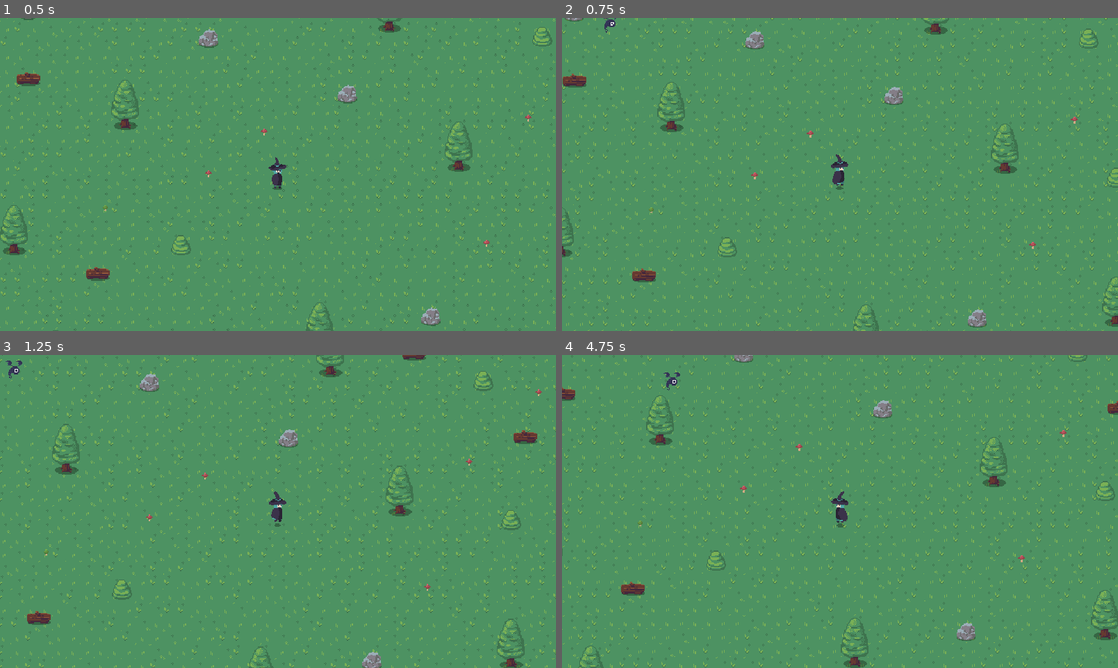
Above: before the commit, frames 1-4 (two rows, left to right).
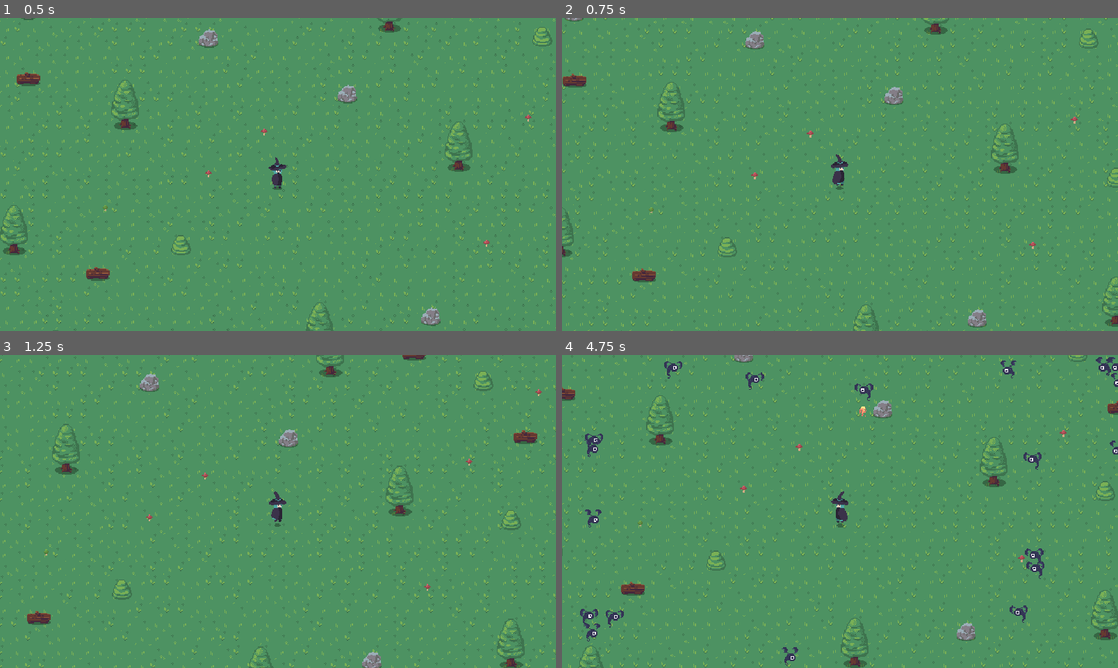
Above: after the commit, the same moments.

Repository: GuillermoIglesias/ragnarok
Game: Godot game, scene res://world/level/level.tscn
Two runs of this game, one before a commit and one after it. Both use one fixed random seed, a clock stepped at 60 frames per second and the inputs below.
Inputs (mouse positions are in pixels of both pictures, inside the frame that each line leads up to):
- Up to frame 1 (0.5 s): no input
- Up to frame 2 (0.75 s): move the mouse to (962, 158) at 0.52 s; press the mouse at (962, 158) at 0.53 s; hold D (right, bound only after the commit) from 0.53 s (still down)
- Up to frame 3 (1.25 s): keep holding D (right, bound only after the commit)
- Up to frame 4 (4.75 s): move the mouse to (728, 527) at 1.27 s; release D (right, bound only after the commit) at 1.28 s; release the mouse at (728, 527) at 1.28 s; hold A (left, bound only after the commit) 1.28-2.03 s; click (728, 527) at 1.35 s; move the mouse to (895, 442) at 2.02 s; press the mouse at (895, 442) at 2.03 s; hold D (right, bound only after the commit) 2.03-3.53 s; move the mouse to (812, 574) at 2.77 s; release the mouse at (812, 574) at 2.78 s; click (812, 574) at 2.85 s; move the mouse to (1006, 558) at 3.52 s; press the mouse at (1006, 558) at 3.53 s; hold A (left, bound only after the commit) from 3.53 s (still down); move the mouse to (673, 464) at 4.27 s; release the mouse at (673, 464) at 4.28 s; click (673, 464) at 4.35 s

Frame 1 is identical in both runs. In frame 2, less than 0.1% of the frame differs, in the area x 7-10%, y 0-5%; in frame 3, less than 0.1%; in frame 4, 1.3%, in the area x 3-100%, y 0-100%.

Commit message:
added spawner

Diff:
--- a/project.godot
+++ b/project.godot
@@ -30,6 +30,26 @@
 "events": [Object(InputEventMouseButton,"resource_local_to_scene":false,"resource_name":"","device":-1,"window_id":0,"a …(253 unchanged characters)…
 ]
 }
+up={
+"deadzone": 0.5,
+"events": [Object(InputEventKey,"resource_local_to_scene":false,"resource_name":"","device":-1,"window_id":0,"alt_pressed":false,"shift_pressed":false,"ctrl_pressed":false,"meta_pressed":false,"pressed":false,"keycode":0,"physical_keycode":87,"key_label":0,"unicode":119,"echo":false,"script":null)
+]
+}
+down={
+"deadzone": 0.5,
+"events": [Object(InputEventKey,"resource_local_to_scene":false,"resource_name":"","device":-1,"window_id":0,"alt_pressed":false,"shift_pressed":false,"ctrl_pressed":false,"meta_pressed":false,"pressed":false,"keycode":0,"physical_keycode":83,"key_label":0,"unicode":115,"echo":false,"script":null)
+]
+}
+left={
+"deadzone": 0.5,
+"events": [Object(InputEventKey,"resource_local_to_scene":false,"resource_name":"","device":-1,"window_id":0,"alt_pressed":false,"shift_pressed":false,"ctrl_pressed":false,"meta_pressed":false,"pressed":false,"keycode":0,"physical_keycode":65,"key_label":0,"unicode":97,"echo":false,"script":null)
+]
+}
+right={
+"deadzone": 0.5,
+"events": [Object(InputEventKey,"resource_local_to_scene":false,"resource_name":"","device":-1,"window_id":0,"alt_pressed":false,"shift_pressed":false,"ctrl_pressed":false,"meta_pressed":false,"pressed":false,"keycode":0,"physical_keycode":68,"key_label":0,"unicode":100,"echo":false,"script":null)
+]
+}
 
 [layer_names]
 
--- a/spells/fire/fire.tscn
+++ b/spells/fire/fire.tscn
@@ -79,7 +79,7 @@
 [node name="Fire" type="Area2D"]
 texture_filter = 1
 scale = Vector2(0.4, 0.4)
-collision_layer = 4
+collision_layer = 0
 collision_mask = 4
 script = ExtResource("1_2w850")
 metadata/_edit_group_ = true
--- a/units/mob/mob.tscn
+++ b/units/mob/mob.tscn
@@ -1,10 +1,58 @@
 [gd_scene load_steps=26 format=3 uid="uid://d01ws4kpvyba8"]
 
-[ext_resource type="Script" path="res://units/mob/mob.gd" id="1_mutil"]
 [ext_resource type="Texture2D" uid="uid://c642hjoxl0sqt" path="res://assets/textures/bat_death.png" id="2_esqgm"]
 [ext_resource type="Texture2D" uid="uid://t3ox80l5trex" path="res://assets/textures/bat_walk.png" id="3_lbvrx"]
 [ext_resource type="PackedScene" uid="uid://0snat8gew3f2" path="res://utility/hurtbox.tscn" id="4_k1mpq"]
 [ext_resource type="PackedScene" uid="uid://q3kkxsxubxrt" path="res://utility/hitbox.tscn" id="5_7md0k"]
+
+[sub_resource type="GDScript" id="GDScript_kuokx"]
+script/source = "extends CharacterBody2D
+
+signal received_hit(mob_position, damage, critical)
+
+@export var speed = 25
+@export var health = 10
+
+@onready var player = get_tree().get_first_node_in_group(\"player\")
+@onready var anim = $AnimatedSprite
+
+
+func _ready():
+	anim.play(\"walk\")
+
+
+func _process(_delta):
+	var target = player.global_position
+	var direction = global_position.direction_to(target)
+	velocity = direction * speed
+
+	if health > 0:
+		anim.flip_h = velocity.x > 0
+
+	if position.distance_to(target) > 1:
+		move_and_slide()
+
+
+#func _on_hurtbox_hurt(damage):
+#	damaged(damage)
+
+
+func damaged(damage):
+	health -= damage
+	received_hit.emit(position, damage, false)
+	if health <= 0:
+		speed = 0
+		anim.play(\"death\")
+	else:
+		anim.play(\"damaged\")
+
+
+func _on_animated_sprite_animation_finished():
+	if anim.animation == \"death\":
+		queue_free()
+	elif anim.animation == \"damaged\":
+		anim.play(\"walk\")
+"
 
 [sub_resource type="AtlasTexture" id="AtlasTexture_7h1cm"]
 atlas = ExtResource("2_esqgm")
@@ -150,8 +198,8 @@
 texture_filter = 1
 position = Vector2(64, -24)
 collision_layer = 4
-collision_mask = 0
-script = ExtResource("1_mutil")
+collision_mask = 2
+script = SubResource("GDScript_kuokx")
 
 [node name="AnimatedSprite" type="AnimatedSprite2D" parent="."]
 sprite_frames = SubResource("SpriteFrames_fj3s2")
--- a/units/player/player.tscn
+++ b/units/player/player.tscn
@@ -124,6 +124,8 @@
 size = Vector2(12, 26)
 
 [node name="Player" type="CharacterBody2D" groups=["player"]]
+collision_layer = 2
+collision_mask = 4
 script = ExtResource("1_b1vfs")
 metadata/_edit_group_ = true
 
--- /dev/null
+++ b/utility/spawn_info.gd
@@ -0,0 +1,11 @@
+extends Resource
+
+class_name SpawnInfo
+
+@export var time_start: int
+@export var time_end: int
+@export var mob: Resource
+@export var mob_num: int
+@export var delay: int
+
+var delay_counter = 0
--- /dev/null
+++ b/utility/spawner.gd
@@ -0,0 +1,52 @@
+extends Node2D
+
+@export var spawns: Array[SpawnInfo] = []
+
+@onready var player = get_tree().get_first_node_in_group("player")
+
+@export var time = 0
+
+
+func _on_timer_timeout():
+	time += 1
+	for spawn in spawns:
+		if time >= spawn.time_start and time <= spawn.time_end:
+			if spawn.delay_counter < spawn.delay:
+				spawn.delay_counter += 1
+			else:
+				spawn.delay_counter = 0
+				for i in range(spawn.mob_num):
+					var new_mob = spawn.mob
+					var mob =  new_mob.instantiate()
+					mob.global_position = get_random_position()
+					add_child(mob)
+
+
+func get_random_position():
+	var viewport_size_x = get_viewport().content_scale_size.x
+	var viewport_size_y = get_viewport().content_scale_size.y
+
+	var viewport_size = Vector2(viewport_size_x, viewport_size_y)
+	var viewport_center = Vector2(viewport_size.x / 2, viewport_size.y / 2)
+
+	var mob_axis = ["top", "bottom", "right", "left"].pick_random()
+	var mob_spawn_x = randi_range(0, viewport_size.x)
+	var mob_spawn_y = randi_range(0, viewport_size.y)
+
+	var mob_spawn = Vector2.ZERO
+
+	match mob_axis:
+		"bottom":
+			mob_spawn = Vector2(mob_spawn_x, 0)
+		"right":
+			mob_spawn = Vector2(viewport_size.x, mob_spawn_y)
+		"top":
+			mob_spawn = Vector2(mob_spawn_x, viewport_size.y)
+		"left":
+			mob_spawn = Vector2(0, mob_spawn_y)
+
+	var spawn_position = viewport_center.distance_to(player.global_position)
+	var spawn_direction = viewport_center.direction_to(player.global_position)
+	var mob_position = mob_spawn + (spawn_position * spawn_direction)
+
+	return mob_position
--- /dev/null
+++ b/utility/spawner.tscn
@@ -0,0 +1,11 @@
+[gd_scene load_steps=2 format=3 uid="uid://cyumuqpblvkf8"]
+
+[ext_resource type="Script" path="res://utility/spawner.gd" id="1_jxl53"]
+
+[node name="Spawner" type="Node2D"]
+script = ExtResource("1_jxl53")
+
+[node name="Timer" type="Timer" parent="."]
+autostart = true
+
+[connection signal="timeout" from="Timer" to="." method="_on_timer_timeout"]
--- a/world/level/level.gd
+++ b/world/level/level.gd
@@ -1,55 +1,7 @@
 extends Node2D
 
 @export var enable_spells = true
-@export var max_mobs = INF
-@export var mob_scene: PackedScene
 @export var damage_scene: PackedScene
-
-@onready var mob_timer = $MobTimer
-@onready var player = $Player
-@onready var camera = $Player/Camera
-
-func _ready():
-	mob_timer.start()
-
-
-func _on_mob_timer_timeout():
-	var mobs = get_tree().get_nodes_in_group("mobs")
-	if len(mobs) < max_mobs:
-		spawn_mobs()
-
-
-func spawn_mobs():
-	var camera_zoom = camera.zoom
-	var viewport_size_x = get_viewport().content_scale_size.x / camera_zoom.x
-	var viewport_size_y = get_viewport().content_scale_size.y / camera_zoom.y
-
-	var viewport_size = Vector2(viewport_size_x, viewport_size_y)
-	var viewport_center = Vector2(viewport_size.x / 2, viewport_size.y / 2)
-
-	var mob_axis = randi_range(1, 4)
-	var mob_spawn_x = randi_range(0, viewport_size.x)
-	var mob_spawn_y = randi_range(0, viewport_size.y)
-
-	var mob_spawn = Vector2.ZERO
-
-	match mob_axis:
-		1: # Bottom
-			mob_spawn = Vector2(mob_spawn_x, 0)
-		2: # Right
-			mob_spawn = Vector2(viewport_size.x, mob_spawn_y)
-		3: # Top
-			mob_spawn = Vector2(mob_spawn_x, viewport_size.y)
-		4: # Left
-			mob_spawn = Vector2(0, mob_spawn_y)
-
-	var spawn_position = viewport_center.distance_to(player.position)
-	var spawn_direction = viewport_center.direction_to(player.position)
-
-	var mob = mob_scene.instantiate()
-	mob.position = mob_spawn + (spawn_position * spawn_direction)
-	add_child(mob)
-#		mob.received_hit.connect(_on_received_hit)
 
 
 func _on_player_spell_casted(spell_scene, target, location):
@@ -60,6 +12,7 @@
 		spell.position = location
 
 
+#		mob.received_hit.connect(_on_received_hit)
 #func _on_received_hit(mob_position, damage, _critical):
 #	var damage_label = damage_scene.instantiate()
 #	add_child(damage_label)
--- a/world/level/level.tscn
+++ b/world/level/level.tscn
@@ -1,10 +1,12 @@
-[gd_scene load_steps=9 format=3 uid="uid://c4baxc4b6jt5i"]
+[gd_scene load_steps=12 format=3 uid="uid://c4baxc4b6jt5i"]
 
 [ext_resource type="Script" path="res://world/level/level.gd" id="1_ivhql"]
 [ext_resource type="PackedScene" uid="uid://d01ws4kpvyba8" path="res://units/mob/mob.tscn" id="2_ym345"]
 [ext_resource type="PackedScene" uid="uid://8hu4eikdskcn" path="res://UI/combat/damage.tscn" id="3_52kxl"]
 [ext_resource type="PackedScene" uid="uid://bh4ukwstrbqhb" path="res://units/player/player.tscn" id="4_dj28m"]
 [ext_resource type="Texture2D" uid="uid://ycesjengxss6" path="res://assets/textures/tileset1.png" id="4_ohn0y"]
+[ext_resource type="PackedScene" uid="uid://cyumuqpblvkf8" path="res://utility/spawner.tscn" id="6_eqyxo"]
+[ext_resource type="Script" path="res://utility/spawn_info.gd" id="8_h18qa"]
 
 [sub_resource type="TileMapPattern" id="TileMapPattern_hrcay"]
 tile_data = PackedInt32Array(1048576, 524288, 0, 1114112, 524288, 1, 786433, 458752, 3, 1048577, 589824, 0, 1114113, 58 …(746 unchanged characters)…
@@ -574,12 +576,17 @@
 sources/0 = SubResource("TileSetAtlasSource_p3i2j")
 pattern_0 = SubResource("TileMapPattern_hrcay")
 
+[sub_resource type="Resource" id="Resource_hfuqy"]
+script = ExtResource("8_h18qa")
+time_start = 0
+time_end = 60
+mob = ExtResource("2_ym345")
+mob_num = 10
+delay = 1
+
 [node name="Level" type="Node2D"]
 texture_filter = 1
 script = ExtResource("1_ivhql")
-enable_spells = false
-max_mobs = 1.0
-mob_scene = ExtResource("2_ym345")
 damage_scene = ExtResource("3_52kxl")
 metadata/_edit_group_ = true
 
@@ -598,8 +605,7 @@
 
 [node name="Player" parent="." instance=ExtResource("4_dj28m")]
 
-[node name="MobTimer" type="Timer" parent="."]
-wait_time = 0.5
+[node name="Spawner" parent="." instance=ExtResource("6_eqyxo")]
+spawns = Array[ExtResource("8_h18qa")]([SubResource("Resource_hfuqy")])
 
 [connection signal="spell_casted" from="Player" to="." method="_on_player_spell_casted"]
-[connection signal="timeout" from="MobTimer" to="." method="_on_mob_timer_timeout"]
